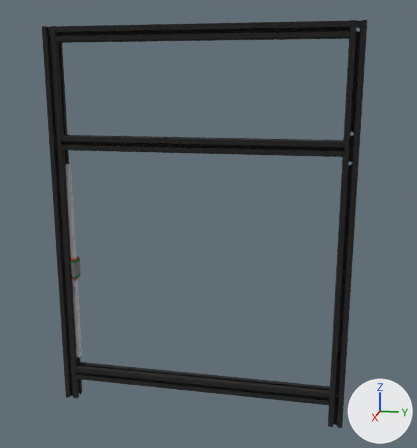
The glTF model Graphics/2_3_3.glb as it was, and as the next commit left it.
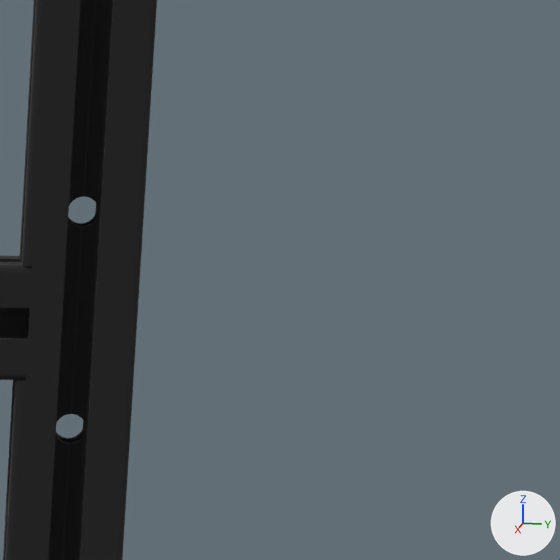
The first picture shows the older version from a 50 mm camera at (1.16, 0.559, 0.726) aimed at (-0.014, 0.325, 0.432). The close-ups show the older and then the newer version on the part from 82% to 100% of the width and 24% to 41% of the height of that picture. Only the edits that show in the close-ups are written down. Every picture has the same lights, and +X, +Y and +Z are marked at lower right. Where no turn or scale is listed for an object, it has been applied to the vertices.

Objects in the first close-up: '01_01__XP__Alu_3030_Pillar___V2.0 v025', '01_02__XP__Alu_3030_Beam_1___V1.0 v14'.
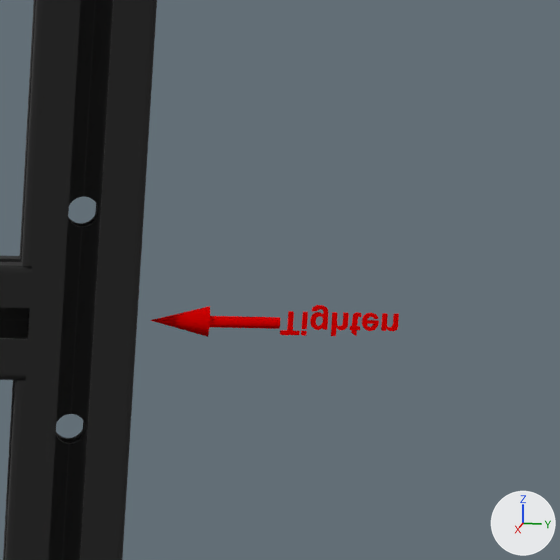
Location of each change, (x1, y1, x2, y2) in pixels of the close-ups (560 x 560 px):
'1_0_Arrow_red-Assemble v054', added (red): after (151, 306, 280, 337)
'1_0_Arrow_red-Assemble v056', added: after (310, 305, 328, 330)
'1_0_Arrow_red-Assemble v057', added: after (331, 312, 349, 336)
'1_0_Arrow_red-Assemble v058', added: after (362, 313, 379, 331)
'1_0_Arrow_red-Assemble v060', added: after (381, 313, 399, 331)
'1_0_Arrow_red-Assemble v062', added: after (280, 311, 300, 335)
'1_0_Arrow_red-Assemble v059', added: after (350, 312, 362, 336)

Patch to the scene script:
```diff
--- a/Graphics/2_3_3.glb.py
+++ b/Graphics/2_3_3.glb.py
@@ ob_1_0_arrow_red_assemble_v062 @@
+ob_1_0_arrow_red_assemble_v062 = bpy.data.objects.new('1_0_Arrow_red-Assemble v062', me_1_0_arrow_red_assemble_v012_005)  # 16 vertices, 28 faces; spans x -0.001..0.001, y 0.00032..0.00509, z -0.003..0.003; in mat_mat_14 (red #f00606)
+ob_1_0_arrow_red_assemble_v062.location = (-0.0002, 0.662, 0.6)
@@ ob_1_0_arrow_red_assemble_v061 @@
+ob_1_0_arrow_red_assemble_v061 = bpy.data.objects.new('1_0_Arrow_red-Assemble v061', me_1_0_arrow_red_assemble_v011_005)  # a box spanning x -0.001..0.001, y 0.00571..0.00686, z -0.00135..0.003; in mat_mat_14 (red #f00606)
+ob_1_0_arrow_red_assemble_v061.location = (-0.0002, 0.662, 0.6)
@@ ob_1_0_arrow_red_assemble_v060 @@
+ob_1_0_arrow_red_assemble_v060 = bpy.data.objects.new('1_0_Arrow_red-Assemble v060', me_1_0_arrow_red_assemble_v010_005)  # 82 vertices, 160 faces; spans x -0.001..0.001, y 0.02572..0.02968, z -0.00144..0.003; in mat_mat_14 (red #f00606)
+ob_1_0_arrow_red_assemble_v060.location = (-0.0002, 0.662, 0.6)
@@ ob_1_0_arrow_red_assemble_v059 @@
+ob_1_0_arrow_red_assemble_v059 = bpy.data.objects.new('1_0_Arrow_red-Assemble v059', me_1_0_arrow_red_assemble_v009_005)  # 72 vertices, 140 faces; spans x -0.001..0.001, y 0.0178..0.02036, z -0.00288..0.0031; in mat_mat_14 (red #f00606)
+ob_1_0_arrow_red_assemble_v059.location = (-0.0002, 0.662, 0.6)
@@ ob_1_0_arrow_red_assemble_v058 @@
+ob_1_0_arrow_red_assemble_v058 = bpy.data.objects.new('1_0_Arrow_red-Assemble v058', me_1_0_arrow_red_assemble_v008_005)  # 144 vertices, 288 faces; spans x -0.001..0.001, y 0.02073..0.02479, z -0.00144..0.0031; in mat_mat_14 (red #f00606)
+ob_1_0_arrow_red_assemble_v058.location = (-0.0002, 0.662, 0.6)
@@ ob_1_0_arrow_red_assemble_v057 @@
+ob_1_0_arrow_red_assemble_v057 = bpy.data.objects.new('1_0_Arrow_red-Assemble v057', me_1_0_arrow_red_assemble_v007_005)  # 80 vertices, 156 faces; spans x -0.001..0.001, y 0.01315..0.01711, z -0.003..0.003; in mat_mat_14 (red #f00606)
+ob_1_0_arrow_red_assemble_v057.location = (-0.0002, 0.662, 0.6)
@@ ob_1_0_arrow_red_assemble_v056 @@
+ob_1_0_arrow_red_assemble_v056 = bpy.data.objects.new('1_0_Arrow_red-Assemble v056', me_1_0_arrow_red_assemble_v006_005)  # 214 vertices, 428 faces; spans x -0.001..0.001, y 0.00778..0.01202, z -0.00144..0.00476; in mat_mat_14 (red #f00606)
+ob_1_0_arrow_red_assemble_v056.location = (-0.0002, 0.662, 0.6)
@@ ob_1_0_arrow_red_assemble_v054 @@
+ob_1_0_arrow_red_assemble_v054 = bpy.data.objects.new('1_0_Arrow_red-Assemble v054', me_1_0_arrow_red_assemble_v4_005)  # 159 vertices, 314 faces; spans x -0.004..0.004, y -0.033..0.0, z -0.004..0.004; in mat_mat_14 (red #f00606)
+ob_1_0_arrow_red_assemble_v054.location = (-0.0002, 0.662, 0.6)
```
